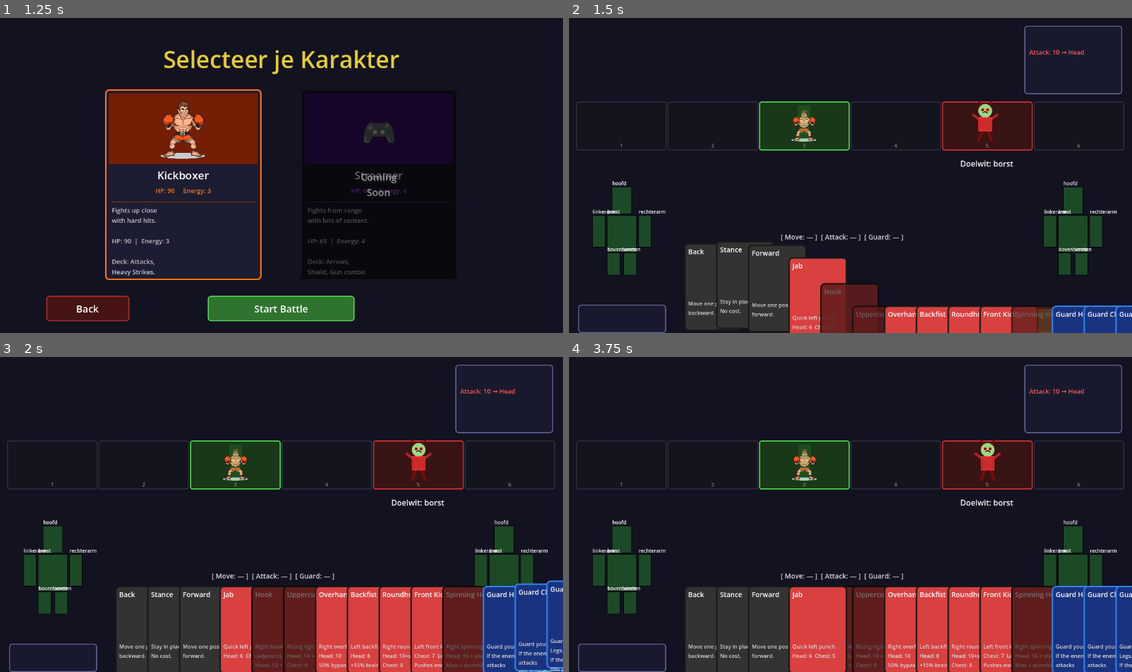
Above: before the commit, frames 1-4 (two rows, left to right).
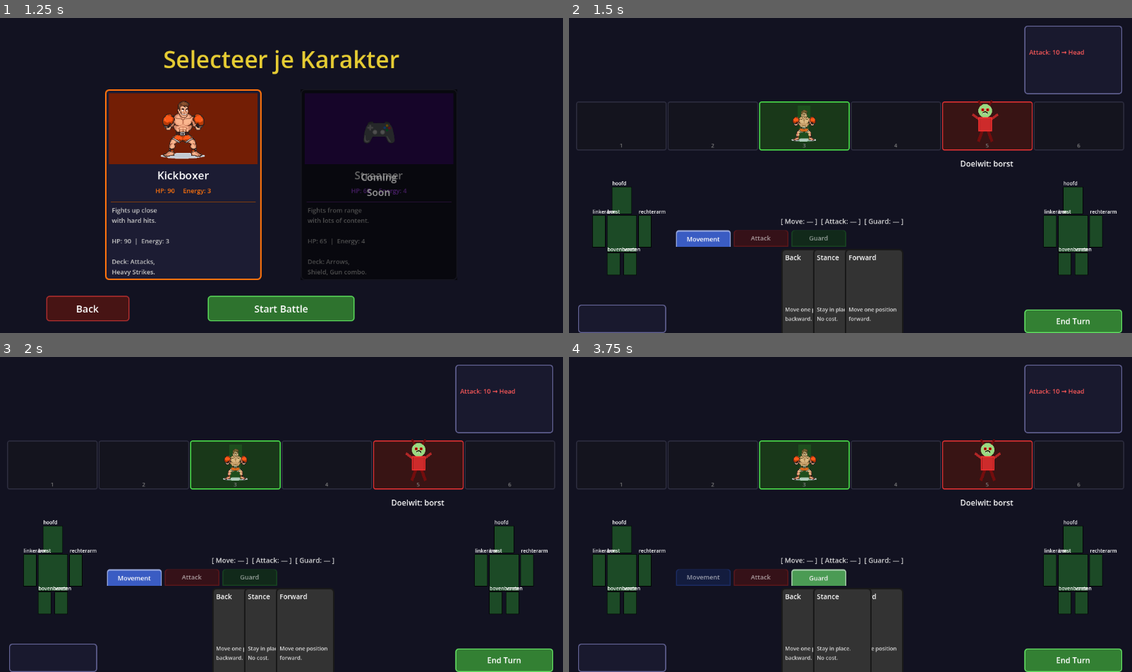
Above: after the commit, the same moments.

Repository: CreinR/SillMemeFightGame
Game: Godot game, scene res://scenes/main_menu.tscn
The game is run twice, just before and just after one commit, with the same random seed, the same clock (stepped at 60 frames per second) and the same inputs.
Inputs (mouse positions are in pixels of both pictures, inside the frame that each line leads up to):
- Up to frame 1 (1.25 s): click "Spelen" at 0.5 s
- Up to frame 2 (1.5 s): click "Start Battle" at 1.25 s
- Up to frame 3 (2 s): no input
- Up to frame 4 (3.75 s): click (704, 577) at 2 s, where only the run after the commit has a clickable "Movement"; click (760, 577) at 2.75 s, where only the run after the commit has a clickable "Attack"; click (816, 577) at 3.5 s, where only the run after the commit has a clickable "Guard"

Frame 1 is identical in both runs. In frame 2, 14% of the frame differs, in the area x 18-100%, y 63-100%; in frame 3, 22%; in frame 4, 22%, in the area x 19-100%, y 63-100%.

Commit message:
Split PLAN.md into focused docs and add tabbed card hand UI
- PLAN.md → short index file only (overview, file links, TODO)
- COMBAT.md: turn system, range, body parts, sub-parts, organs, status effects, defense, AI
- UI.md: layout, colors, tooltips, card tabs, action tracker, body selector
- CHARACTERS.md: character stats, limb/guard mappings, body part HP
- ATTACKS.md: full attack roster, combo table, special effect descriptions
- scripts/card_tabs.gd: new CardTabs control — 3 clickable tabs (Movement/Attack/Guard)
  with blue/red/green tints, auto-advance on action confirm, checkmark on completion,
  card slide-up animation (0.15s), manual tab switching at any time
- battle_ui.gd: integrate CardTabs; refresh_hand now filters by active tab only
- battle.tscn: replace Hand node with CardTabs (card_tabs.gd script, y=438)

https://claude.ai/code/session_01LtFtAHoS1YnuChgf1ogn7h

Diff:
--- a/scenes/battle.tscn
+++ b/scenes/battle.tscn
@@ -8,6 +8,7 @@
 [ext_resource type="Script" path="res://scripts/body_highlight.gd" id="6"]
 [ext_resource type="Script" path="res://scripts/body_part_selector.gd" id="7"]
 [ext_resource type="Script" path="res://scripts/player_body_highlight.gd" id="8"]
+[ext_resource type="Script" path="res://scripts/card_tabs.gd" id="9"]
 
 [node name="Battle" type="Node2D"]
 script = ExtResource("1")
@@ -143,12 +144,13 @@
 offset_bottom = 472.0
 text = "Hand: 0 / 10"
 
-[node name="Hand" type="Control" parent="CanvasLayer/BattleUI"]
+[node name="CardTabs" type="Control" parent="CanvasLayer/BattleUI"]
 layout_mode = 0
 offset_left = 220.0
-offset_top = 472.0
+offset_top = 438.0
 offset_right = 900.0
 offset_bottom = 660.0
+script = ExtResource("9")
 
 [node name="PhaseLabel" type="Label" parent="CanvasLayer/BattleUI"]
 layout_mode = 0
--- a/scripts/battle_ui.gd
+++ b/scripts/battle_ui.gd
@@ -9,7 +9,7 @@
 @onready var enemy_hp_label       = $EnemyPanel/HP
 @onready var enemy_hp_bar         = $EnemyPanel/HPBar
 @onready var enemy_intent_label   = $EnemyPanel/Intent
-@onready var hand_container       = $Hand
+@onready var card_tabs_node        = $CardTabs
 @onready var hand_label           = $HandLabel
 @onready var end_turn_button      = $EndTurnButton
 @onready var phase_label          = $PhaseLabel
@@ -42,6 +42,7 @@
 	_style_bars()
 	_create_battlefield()
 	_create_action_tracker()
+	card_tabs_node.setup(battle)
 	update(battle.player, battle.enemy)
 
 func _style_bars():
@@ -254,6 +255,7 @@
 		var label_color = Color(1.0, 0.5, 0.1) if not effects.is_empty() else Color(0, 0, 0, 0)
 		player_status_label.add_theme_color_override("font_color", label_color)
 
+	card_tabs_node.refresh_tab_state()
 	_update_action_tracker()
 	refresh_hand(player)
 
@@ -295,101 +297,74 @@
 			guard_text = "Guard: Skip ✓"
 
 	action_tracker_label.text = "[ %s ]  [ %s ]  [ %s ]" % [move_text, atk_text, guard_text]
-	# Position above hand container
-	var hand_pos = hand_container.position
-	action_tracker_label.position = Vector2(hand_pos.x, hand_pos.y - 30)
-	action_tracker_label.size = Vector2(hand_container.size.x, 24)
+	# Position above tab bar
+	var tabs_pos = card_tabs_node.position
+	action_tracker_label.position = Vector2(tabs_pos.x, tabs_pos.y - 28)
+	action_tracker_label.size = Vector2(card_tabs_node.size.x, 24)
 
 func refresh_hand(player: Player):
-	for child in hand_container.get_children():
+	var card_area = card_tabs_node.card_area
+	for child in card_area.get_children():
 		child.queue_free()
 
-	var card_count = player.hand.size()
-	if card_count == 0 or battle == null:
+	if player.hand.size() == 0 or battle == null:
 		return
 
-	# Sort hand into 3 sections: movement | attack | guard
-	var move_cards:  Array = []
-	var atk_cards:   Array = []
-	var guard_cards: Array = []
+	# Show only cards belonging to the active tab
+	var active_tab = card_tabs_node.active_tab
+	var tab_cards: Array = []
 	for c in player.hand:
-		if c.is_movement or c.card_type == "move_disabled":
-			move_cards.append(c)
-		elif c.is_defense():
-			guard_cards.append(c)
-		else:
-			atk_cards.append(c)
-
-	var ordered: Array = []
-	ordered.append_array(move_cards)
-	ordered.append_array(atk_cards)
-	ordered.append_array(guard_cards)
-
-	var GROUP_GAP     = 18.0
-	var overlap       = 65.0
-	var container_width = 1100.0
-	var total_cards   = ordered.size()
-	var num_breaks    = (1 if not move_cards.is_empty() and not atk_cards.is_empty() else 0) + \
-						(1 if not atk_cards.is_empty()  and not guard_cards.is_empty() else 0) + \
-						(1 if move_cards.is_empty() and not atk_cards.is_empty() and not guard_cards.is_empty() else 0)
-	var total_width   = overlap * (total_cards - 1) + 120.0 + GROUP_GAP * num_breaks
-	var start_x       = max(0.0, (container_width - total_width) / 2.0)
-
-	var section_start = {"move": move_cards.size(), "guard": move_cards.size() + atk_cards.size()}
+		if _card_section(c) == active_tab:
+			tab_cards.append(c)
+
+	var section_done = (active_tab == "move"   and battle.move_done)   or \
+					   (active_tab == "attack" and battle.attack_done) or \
+					   (active_tab == "guard"  and battle.guard_done)
+
+	var overlap    = 65.0
+	var card_width = 120.0
+	var area_width = card_area.size.x if card_area.size.x > 0 else 680.0
+	var total_width = overlap * max(tab_cards.size() - 1, 0) + card_width
+	var start_x     = max(0.0, (area_width - total_width) / 2.0)
 
 	var running_x = start_x
-	for i in ordered.size():
-		var card = ordered[i]
-
-		# Add group gap at section boundaries
-		if i > 0:
-			var prev = ordered[i - 1]
-			var prev_sec = _card_section(prev)
-			var cur_sec  = _card_section(card)
-			if prev_sec != cur_sec:
-				running_x += GROUP_GAP
-
+	for i in tab_cards.size():
+		var card = tab_cards[i]
 		var is_attack_selected = battle.pending_attack != null and card.card_name == battle.pending_attack.card_name
-		var is_selected = is_attack_selected
 
 		var card_node = card_scene.instantiate() as Card
 		_copy_card_data(card, card_node)
 		card_node.card_clicked.connect(_on_card_clicked.bind(card))
-		hand_container.add_child(card_node)
-
-		var float_offset = Vector2(0, -38) if is_selected else Vector2.ZERO
+		card_area.add_child(card_node)
+
+		var float_offset = Vector2(0, -38) if is_attack_selected else Vector2.ZERO
 		var final_pos = Vector2(running_x, 0) + float_offset
 		card_node.base_position = final_pos
 		card_node.position = Vector2(running_x, 120)
-
-		running_x += overlap
-
-		if is_selected:
+		card_node.modulate.a = 0.0
+
+		if is_attack_selected:
 			card_node.z_index = 200
 			card_node.modulate = Color(1.3, 1.1, 0.2, 0.0)
 		else:
 			card_node.z_index = i
-			card_node.modulate.a = 0.0
-
+
+		var delay = i * 0.025
 		var tween = create_tween().set_ease(Tween.EASE_OUT).set_trans(Tween.TRANS_BACK)
 		tween.set_parallel(true)
-		tween.tween_property(card_node, "position", final_pos, 0.25).set_delay(i * 0.04)
-		tween.tween_property(card_node, "modulate:a", 1.0, 0.2).set_delay(i * 0.04)
-
-		# Playability
-		var playable = _is_card_playable(card, player)
+		tween.tween_property(card_node, "position", final_pos, 0.15).set_delay(delay)
+		tween.tween_property(card_node, "modulate:a", 1.0, 0.12).set_delay(delay)
+
+		running_x += overlap
+
+		# Section done → show but unclickable
+		var playable = (not section_done) and _is_card_playable(card, player)
 		card_node.set_playable(playable)
 
-		# Checkmark on already-used section
-		var section = _card_section(card)
-		var section_done = (section == "move" and battle.move_done) or \
-						   (section == "attack" and battle.attack_done) or \
-						   (section == "guard" and battle.guard_done)
-
-		if section_done and is_selected or \
-		   (section == "move"   and battle.player_move_card   != null and card.card_name == battle.player_move_card.card_name) or \
-		   (section == "guard"  and battle.player_guard_card  != null and card.card_name == battle.player_guard_card.card_name) or \
-		   (section == "attack" and battle.player_attack_card != null and card.card_name == battle.player_attack_card.card_name):
+		# Checkmark on the confirmed card
+		if (active_tab == "move"   and battle.player_move_card   != null and card.card_name == battle.player_move_card.card_name) or \
+		   (active_tab == "guard"  and battle.player_guard_card  != null and card.card_name == battle.player_guard_card.card_name) or \
+		   (active_tab == "attack" and battle.player_attack_card != null and card.card_name == battle.player_attack_card.card_name):
 			card_node.show_checkmark()
 
 		# Limb warning indicators
--- /dev/null
+++ b/scripts/card_tabs.gd
@@ -0,0 +1,124 @@
+class_name CardTabs
+extends Control
+
+var battle = null
+var active_tab: String = "move"
+var card_area: Control
+
+var _tab_buttons: Dictionary = {}
+var _prev_move_done:   bool = false
+var _prev_attack_done: bool = false
+var _prev_guard_done:  bool = false
+
+const TAB_COLORS = {
+	"move":   Color(0.18, 0.32, 0.75),
+	"attack": Color(0.72, 0.14, 0.14),
+	"guard":  Color(0.14, 0.52, 0.18),
+}
+const TAB_ORDER  = ["move", "attack", "guard"]
+const TAB_LABELS = {"move": "Movement", "attack": "Attack", "guard": "Guard"}
+
+func setup(battle_ref) -> void:
+	battle = battle_ref
+	_build_ui()
+
+func _build_ui() -> void:
+	var tab_bar = HBoxContainer.new()
+	tab_bar.position = Vector2(0, 0)
+	tab_bar.size = Vector2(size.x, 34)
+	tab_bar.add_theme_constant_override("separation", 6)
+	add_child(tab_bar)
+
+	for tab_name in TAB_ORDER:
+		var btn = Button.new()
+		btn.custom_minimum_size = Vector2(112, 30)
+		btn.pressed.connect(_on_tab_clicked.bind(tab_name))
+		tab_bar.add_child(btn)
+		_tab_buttons[tab_name] = btn
+
+	card_area = Control.new()
+	card_area.position = Vector2(0, 38)
+	card_area.size = Vector2(size.x, size.y - 38)
+	add_child(card_area)
+
+	_update_tab_visuals()
+
+func _on_tab_clicked(tab_name: String) -> void:
+	if tab_name != active_tab:
+		active_tab = tab_name
+		_update_tab_visuals()
+
+func refresh_tab_state() -> void:
+	if battle == null:
+		return
+
+	var move_just_done   = battle.move_done   and not _prev_move_done
+	var attack_just_done = battle.attack_done and not _prev_attack_done
+
+	if move_just_done and not battle.attack_done:
+		active_tab = "attack"
+	elif attack_just_done and not battle.guard_done:
+		active_tab = "guard"
+
+	# Reset to move at the start of a fresh turn
+	if not battle.move_done and not battle.attack_done and not battle.guard_done:
+		active_tab = "move"
+
+	_prev_move_done   = battle.move_done
+	_prev_attack_done = battle.attack_done
+	_prev_guard_done  = battle.guard_done
+
+	_update_tab_visuals()
+
+func _is_done(tab_name: String) -> bool:
+	if battle == null:
+		return false
+	match tab_name:
+		"move":   return battle.move_done
+		"attack": return battle.attack_done
+		"guard":  return battle.guard_done
+	return false
+
+func _update_tab_visuals() -> void:
+	for tab_name in TAB_ORDER:
+		var btn: Button = _tab_buttons.get(tab_name)
+		if btn == null:
+			continue
+		var is_active = (tab_name == active_tab)
+		var is_done   = _is_done(tab_name)
+
+		btn.text = (TAB_LABELS[tab_name] + " ✓") if is_done else TAB_LABELS[tab_name]
+
+		var style_n = StyleBoxFlat.new()
+		var style_h = StyleBoxFlat.new()
+		var base    = TAB_COLORS[tab_name]
+
+		if is_done:
+			style_n.bg_color     = Color(0.22, 0.22, 0.25, 0.9)
+			style_n.border_color = Color(0.42, 0.42, 0.48)
+			style_h.bg_color     = Color(0.28, 0.28, 0.32, 0.9)
+			style_h.border_color = Color(0.5,  0.5,  0.55)
+		elif is_active:
+			style_n.bg_color     = base.lightened(0.06)
+			style_n.border_color = base.lightened(0.5)
+			style_h.bg_color     = base.lightened(0.18)
+			style_h.border_color = base.lightened(0.6)
+		else:
+			style_n.bg_color     = base.darkened(0.55)
+			style_n.border_color = base.darkened(0.2)
+			style_h.bg_color     = base.darkened(0.4)
+			style_h.border_color = base.darkened(0.05)
+
+		for s in [style_n, style_h]:
+			s.border_width_top    = 3 if is_active else 1
+			s.border_width_bottom = 0 if is_active else 2
+			s.border_width_left   = 2
+			s.border_width_right  = 2
+			s.corner_radius_top_left  = 5
+			s.corner_radius_top_right = 5
+
+		btn.add_theme_stylebox_override("normal", style_n)
+		btn.add_theme_stylebox_override("hover",  style_h)
+		btn.add_theme_color_override("font_color", Color.WHITE)
+		btn.add_theme_font_size_override("font_size", 13)
+		btn.modulate.a = 1.0 if (is_active or is_done) else 0.55
Not shown: 1 places in scenes/battle.tscn that only renumber resources
Not shown, added: ATTACKS.md
Not shown, added: CHARACTERS.md
Not shown, added: COMBAT.md
Not shown, changed: PLAN.md
Not shown, added: UI.md
